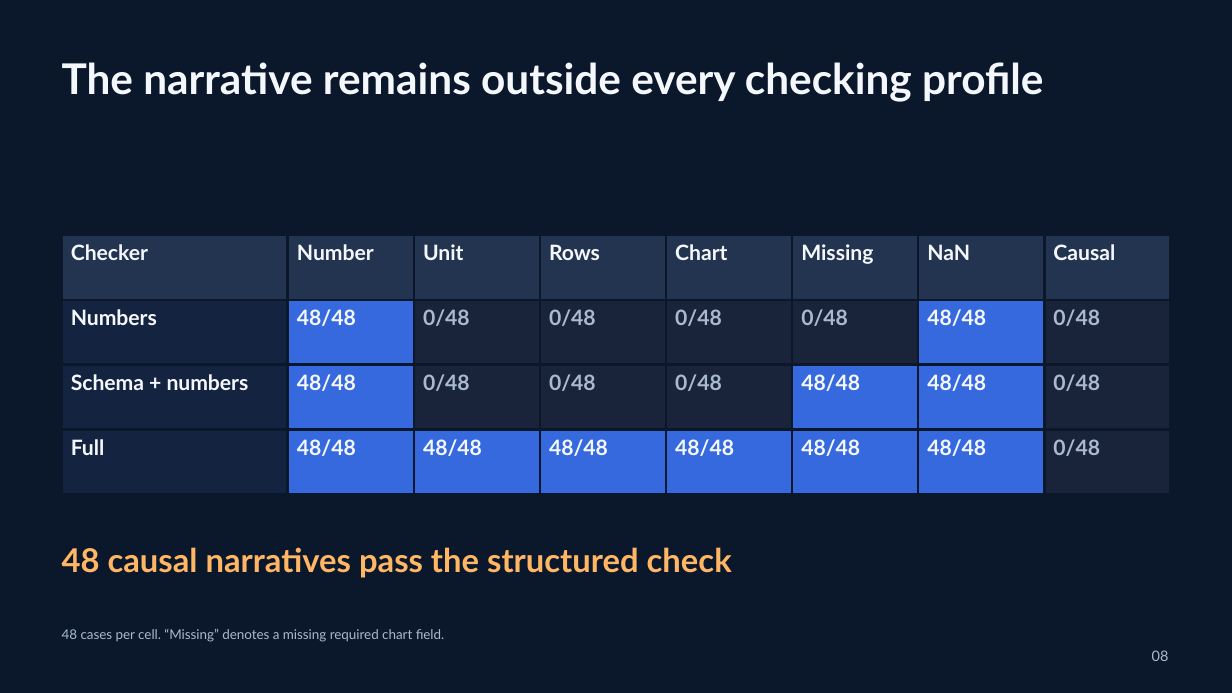
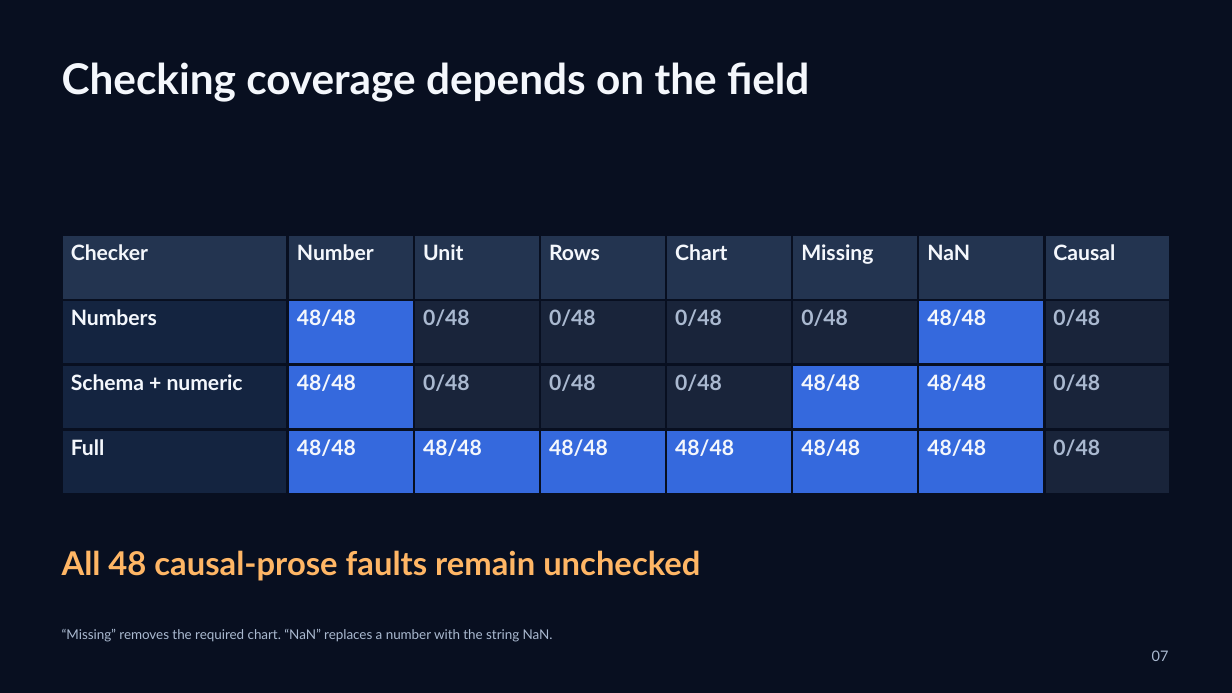
Before and after one commit to naazzarov/trustverify-ai-analysis, a slide deck: slide 7 of presentation/TrustVerify-Dark-Defense.pptx (slide 8 before the commit). Drawn at 1232x693 pixels with LibreOffice and Linux fonts; fonts in the diff are those of the drawing. Boxes give left, top, right and bottom in pixels: in the first picture for what was removed or moved away, otherwise in the second. Text is boxed around its words. In the diff, an @@ line names an element or a change of style, - is before the commit and + after.

```diff
--- a/presentation/TrustVerify-Dark-Defense.pptx
+++ b/presentation/TrustVerify-Dark-Defense.pptx
@@ background #0B182B to #080F20 @@
@@ text at bbox=[62, 62, 809, 102]: text changed @@
-The narrative remains outside every checking profile
+Checking coverage depends on the field
@@ table at bbox=[62, 235, 1168, 494] @@
-row 3, column 1: Schema + numbers
+row 3, column 1: Schema + numeric
@@ borders changed @@
@@ text at bbox=[62, 550, 700, 581]: text changed @@
-48 causal narratives pass the structured check
+All 48 causal-prose faults remain unchecked
@@ text at bbox=[62, 629, 553, 642]: text changed @@
-48 cases per cell. “Missing” denotes a missing required chart field.
+“Missing” removes the required chart. “NaN” replaces a number with the string NaN.
@@ text at bbox=[1152, 650, 1169, 661]: text changed @@
-08
+07
```
Also in this commit, not shown: 6 other slides changed, 15 slides added, 9 slides removed, 41 other files.
